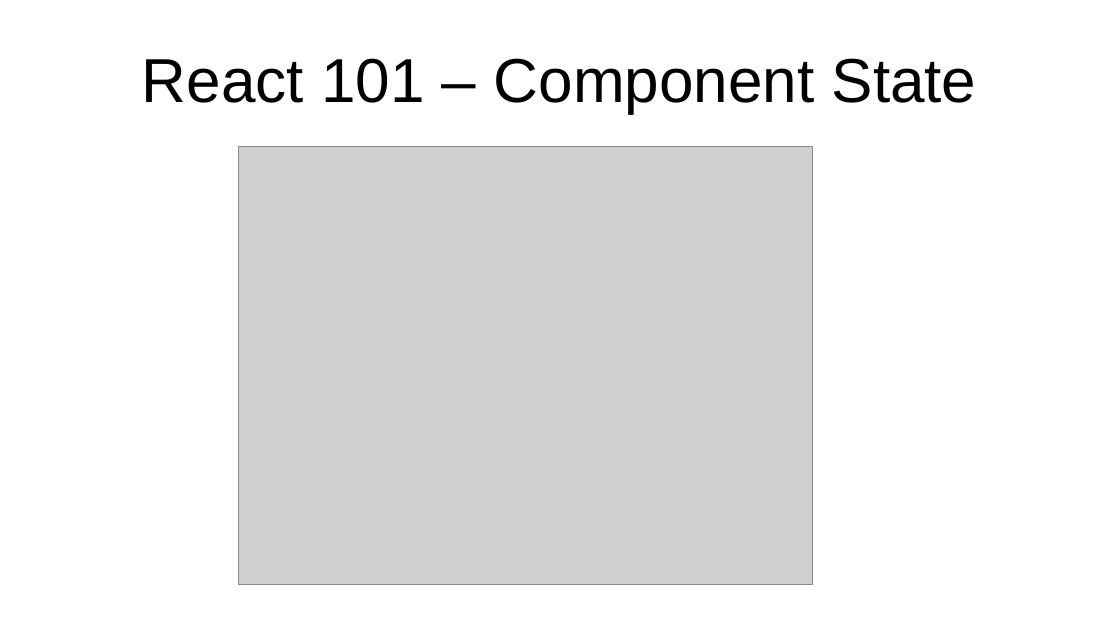
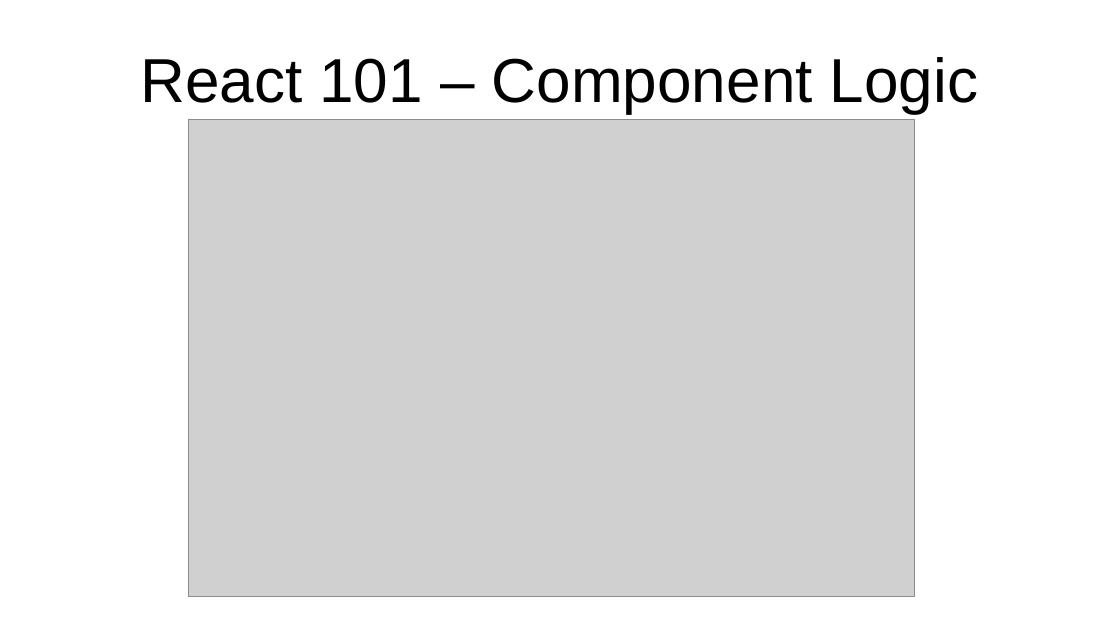
Before and after one commit to marcus-yeagle/react-tutorial, a slide deck: slide 28 of React 101.pptx (slide 29 before the commit). Drawn at 1120x630 pixels with LibreOffice and Linux fonts; fonts in the diff are those of the drawing; grey boxes stand for pictures. Boxes give left, top, right and bottom in pixels: in the first picture for what was removed or moved away, otherwise in the second. Text is boxed around its words. In the diff, an @@ line names an element or a change of style, - is before the commit and + after.

Commit message:
wip pptx

```diff
--- a/React 101.pptx
+++ b/React 101.pptx
@@ title at (140, 57, 978, 113): text changed @@
-React 101 – Component State
+React 101 – Component Logic
@@ picture: place and size @@
-picture at (239, 146, 813, 584)
+picture at (188, 119, 915, 596)
```
Also in this commit, not shown: 3 other slides changed, 1 slide removed, 1 other file.
